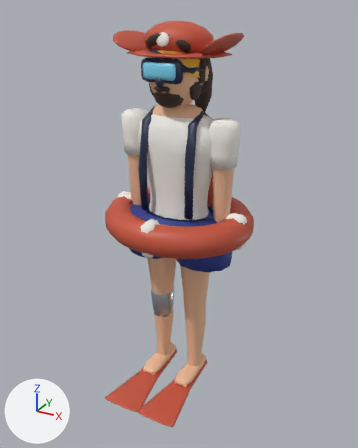
Two versions of the Blender file Blender/Diver.blend, one commit apart.
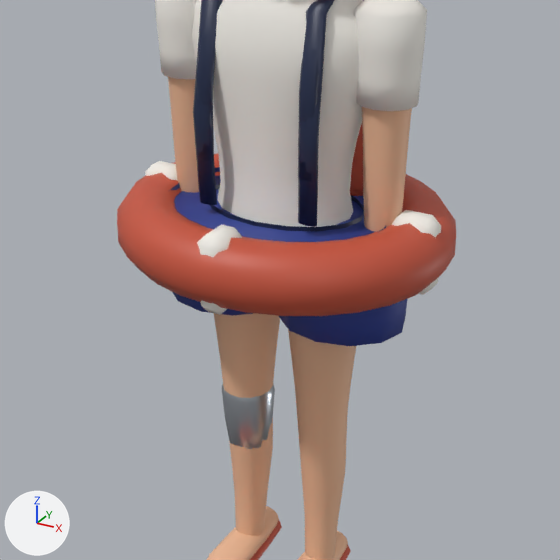
Each version appears first whole from a 50 mm camera at (1.114, -2.019, 1.012) aimed at (0.025, -0.04, 0.022), and next in a close-up on the part from 15% to 84% of the width and 27% to 82% of the height. The axes (+X, +Y, +Z) are drawn at lower left. The lights are the same throughout. The first two pictures are the older version. Both versions are drawn at full value of the shape key 'Fat' of 'Trunks'; the numbers are the values there.

The first close-up shows 'Body', 'Gear_Backpack', 'Gear_Blade', 'Gear_Shirt', 'Gear_SwimRing', 'Gear_Tank', 'NoGear_Blade', 'Trunks' and 1 more.
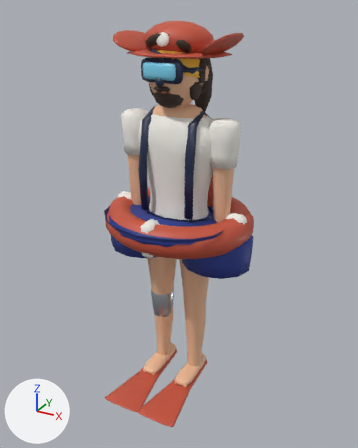
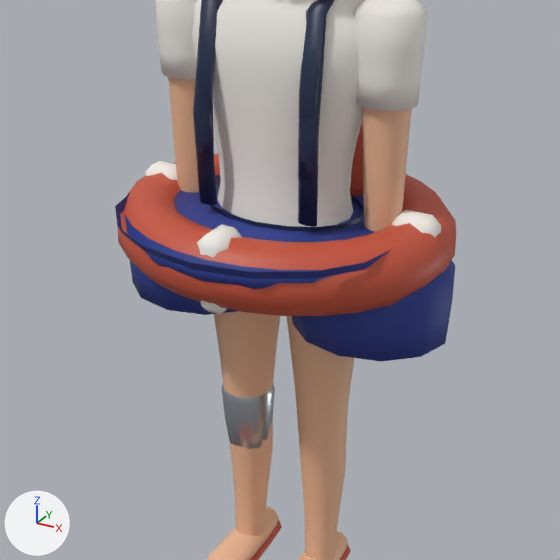
Where the change shows, as pixel boxes [x1, y1, x2, y2] in the close-ups (560 x 560 px):
'Trunks', reshaped (43% wider)
    before: [169, 167, 407, 346]
    after: [115, 175, 455, 361]

The edits, one by one:
me_trunks is used by ob_trunks; location (0.0, 0.0, 0.0).
me_trunks had 364 vertices, 394 faces and spanned x -0.296..0.296, y -0.273..0.223, z -0.177..0.092.
me_trunks now has 364 vertices, 394 faces and spans x -0.397..0.397, y -0.379..0.227, z -0.177..0.092.
me_trunks part 1: 362 of 364 vertices moved; they spanned x -0.296..0.296, y -0.273..0.223, z -0.177..0.092 and now span x -0.397..0.397, y -0.379..0.227, z -0.177..0.092; mean shift (0.0, -0.025, 0.0); largest move (-0.259, 0.0, 0.092) -> (-0.32, -0.116, 0.092).
